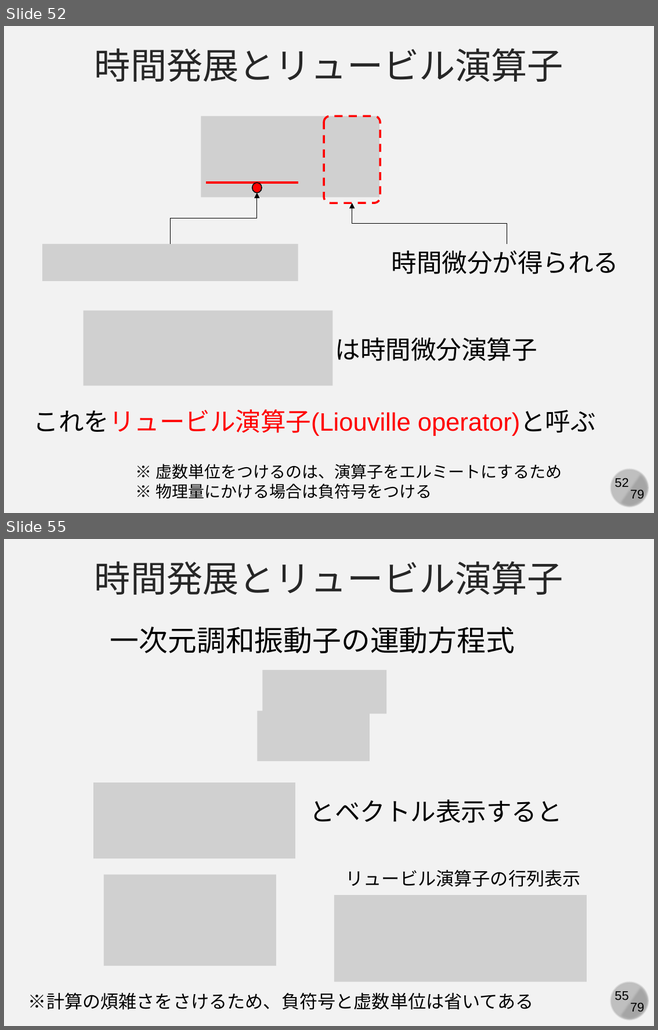
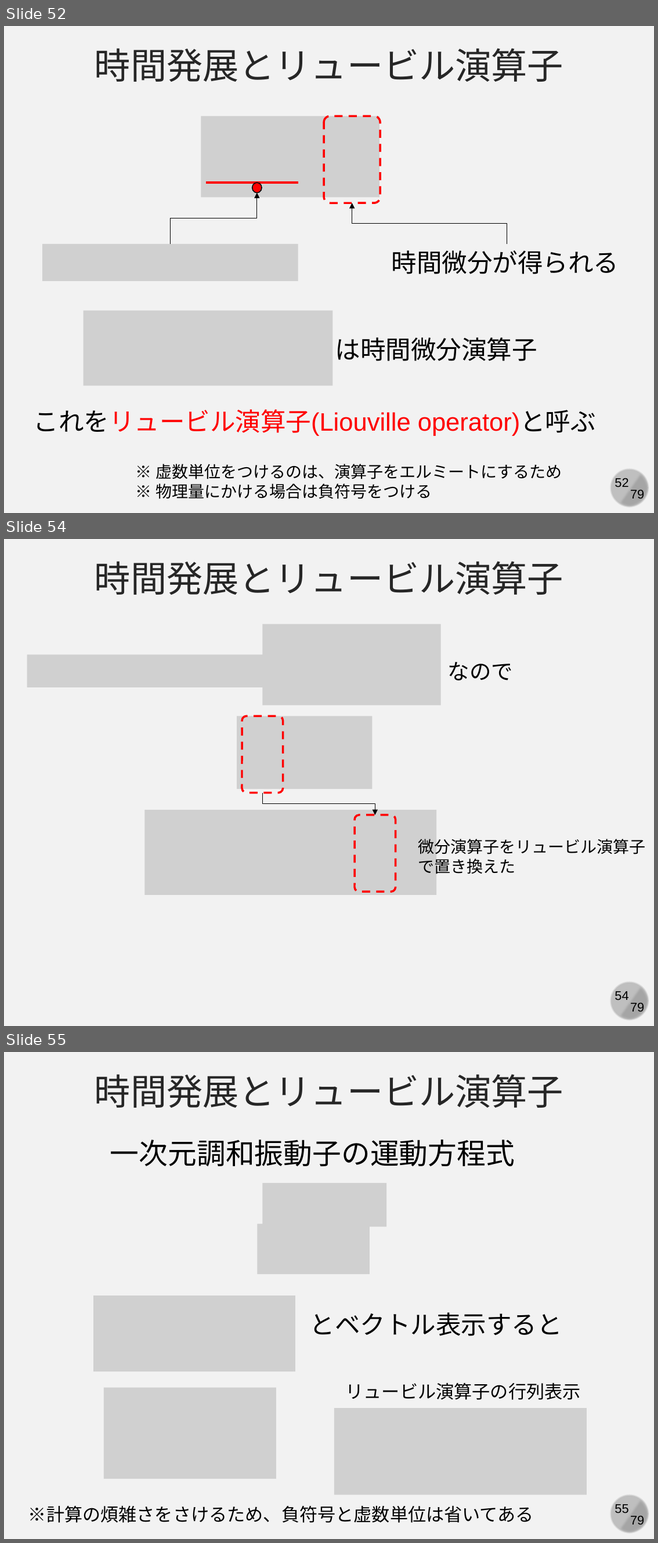
Before and after one commit to kaityo256/simulation_engineering, a slide deck: 05_md_basic/simulation05.pptx. Shown one above the other, each under a label of ours: slides 52 and 55 before the commit, slides 52, 54 and 55 after it; the slides between them are not shown. The pictures are 658x1030 and 658x1543 pixels, drawn with LibreOffice and Linux fonts; fonts in the diff are those of the drawing; grey boxes stand for pictures. Boxes give left, top, right and bottom in pixels: in the first picture for what was removed or moved away, otherwise in the second. Text is boxed around its words. In the diff, an @@ line names an element or a change of style, - is before the commit and + after.

```diff
--- a/05_md_basic/simulation05.pptx
+++ b/05_md_basic/simulation05.pptx
@@ slide 54 added at (x1=4, y1=539, x2=654, y2=1026), background #F2F2F2; not listed: 4 template elements that a slide beside it also shows @@
@@ text added at (x1=94, y1=561, x2=563, y2=595), 40 pt, text #262626 @@
+時間発展とリュービル演算子
@@ picture added at (x1=263, y1=624, x2=441, y2=705) @@
@@ picture added at (x1=27, y1=654, x2=273, y2=687) @@
@@ text added at (x1=448, y1=662, x2=513, y2=681), 24 pt, text #000000 @@
+なので
@@ picture added at (x1=237, y1=716, x2=372, y2=789) @@
@@ rounded rectangle added at (x1=242, y1=716, x2=282, y2=793), outline #FF0000 2.25 pt dashed @@
@@ elbow arrow added from (263, 793) to (375, 815), #000000 0.5 pt @@
@@ picture added at (x1=145, y1=810, x2=437, y2=895) @@
@@ rounded rectangle added at (x1=354, y1=815, x2=395, y2=892), outline #FF0000 2.25 pt dashed @@
@@ text added at (x1=418, y1=839, x2=645, y2=874), 18 pt, text #000000 @@
+微分演算子をリュービル演算子で置き換えた
```
Also in this commit, not shown: 2 slides changed, 1 other slide added, 2 slides removed.
